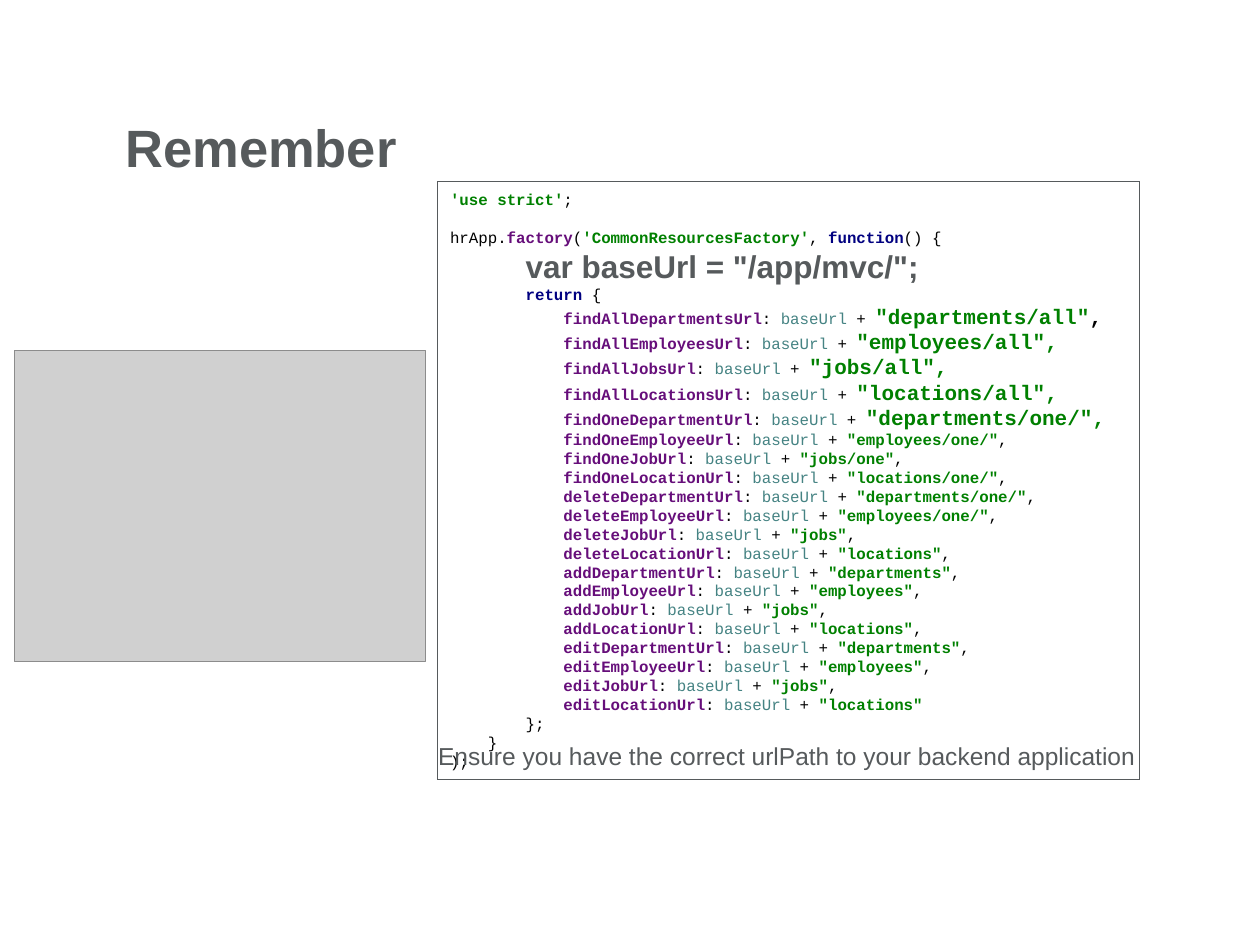
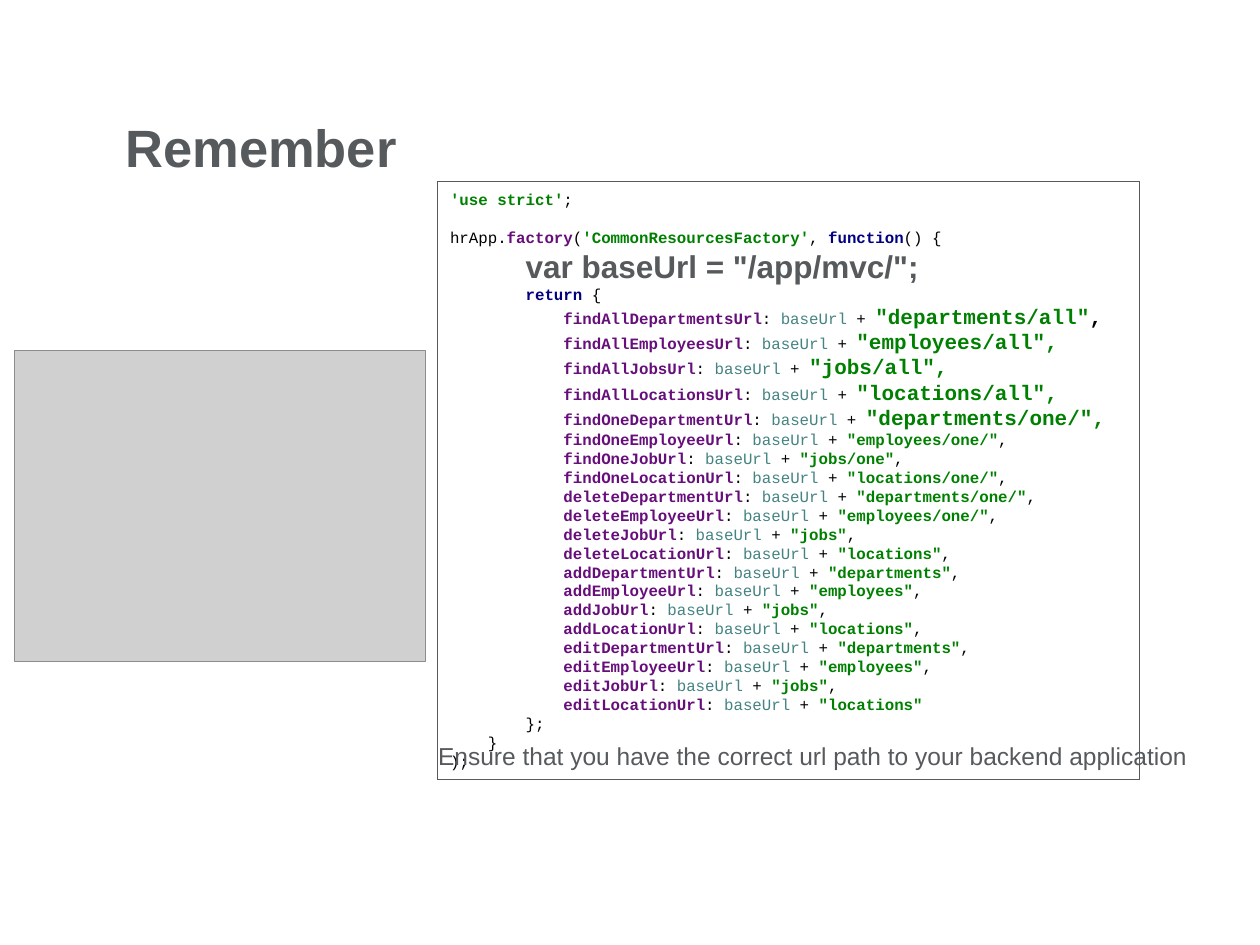
Before and after one commit to vasiliuvictor/FrontendApp, a slide deck: slide 10 of HRAPP - Putting all together - Final.pptx. Drawn at 1260x945 pixels with LibreOffice and Linux fonts; fonts in the diff are those of the drawing; grey boxes stand for pictures; background and template pictures are left out. Boxes give left, top, right and bottom in pixels: in the first picture for what was removed or moved away, otherwise in the second. Text is boxed around its words. In the diff, an @@ line names an element or a change of style, - is before the commit and + after.

```diff
--- a/HRAPP - Putting all together - Final.pptx
+++ b/HRAPP - Putting all together - Final.pptx
@@ text at [438, 745, 1186, 770]: text changed @@
-Ensure you have the correct urlPath to your backend application
+Ensure that you have the correct url path to your backend application
```
Also in this commit, not shown: 2 other slides changed.
